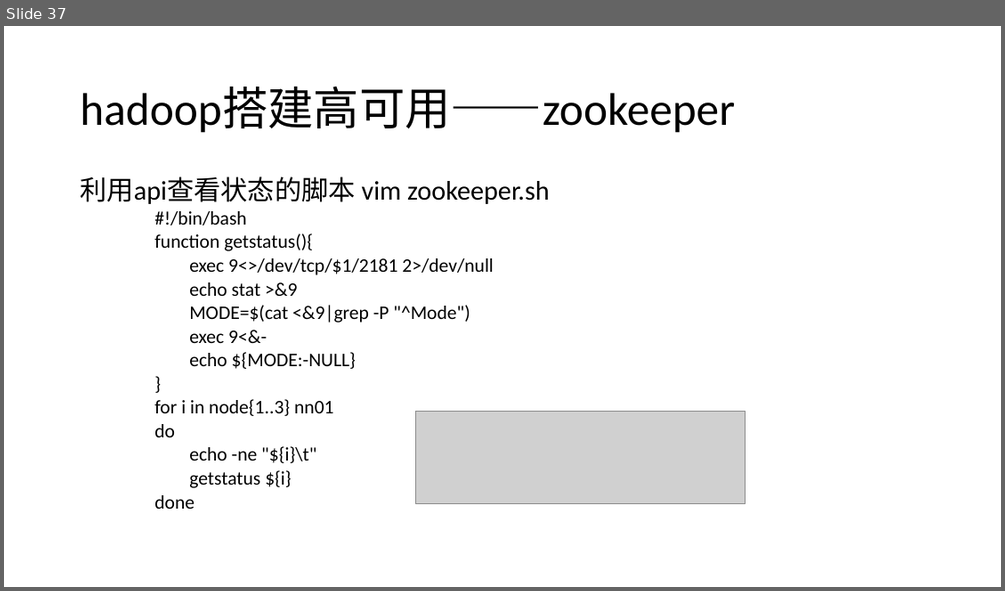
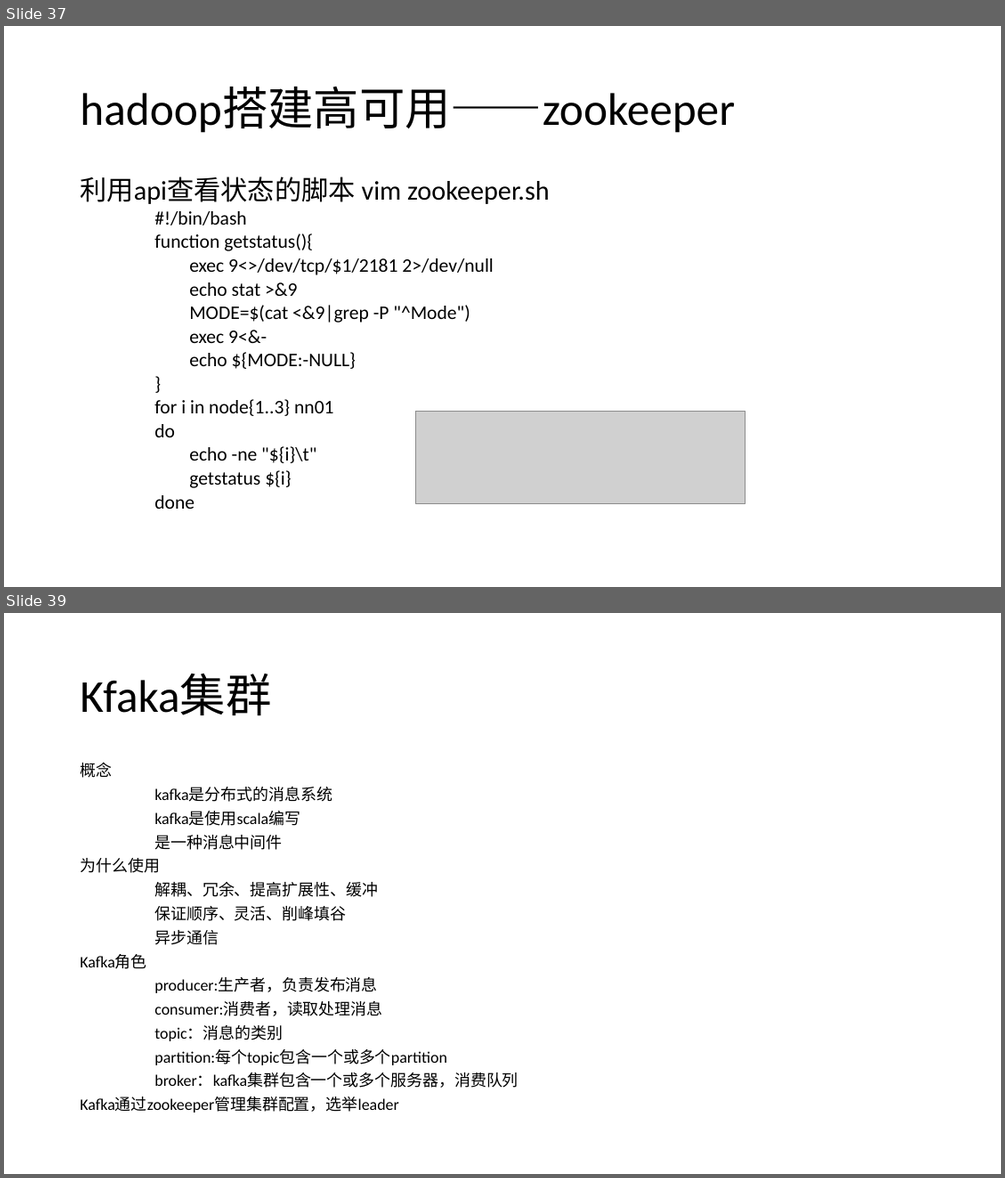
Before and after one commit to MX-Steve/nsd01, a slide deck: bixiejianpu/hadoop/bigData.pptx. Shown one above the other, each under a label of ours: slide 37 before the commit, slides 37 and 39 after it; the slides between them are not shown. The pictures are 1005x591 and 1005x1178 pixels, drawn with LibreOffice and Linux fonts; fonts in the diff are those of the drawing; grey boxes stand for pictures. Boxes give left, top, right and bottom in pixels: in the first picture for what was removed or moved away, otherwise in the second. Text is boxed around its words. In the diff, an @@ line names an element or a change of style, - is before the commit and + after.

```diff
--- a/bixiejianpu/hadoop/bigData.pptx
+++ b/bixiejianpu/hadoop/bigData.pptx
@@ slide 39 added at <box>4,613,1001,1174</box>, background #FFFFFF @@
@@ title added at <box>80,674,271,715</box>, 44 pt, text #000000 @@
+Kfaka集群
@@ text added at <box>80,762,518,1112</box>, 15.4 pt, text #000000 @@
+概念
+kafka是分布式的消息系统
+kafka是使用scala编写
+是一种消息中间件
+为什么使用
+解耦、冗余、提高扩展性、缓冲
+保证顺序、灵活、削峰填谷
+异步通信
+Kafka角色
+producer:生产者，负责发布消息
+consumer:消费者，读取处理消息
+topic：消息的类别
+partition:每个topic包含一个或多个partition
+broker：kafka集群包含一个或多个服务器，消费队列
+Kafka通过zookeeper管理集群配置，选举leader
```
Also in this commit, not shown: 1 slide changed, 14 other slides added, 6 other files.
